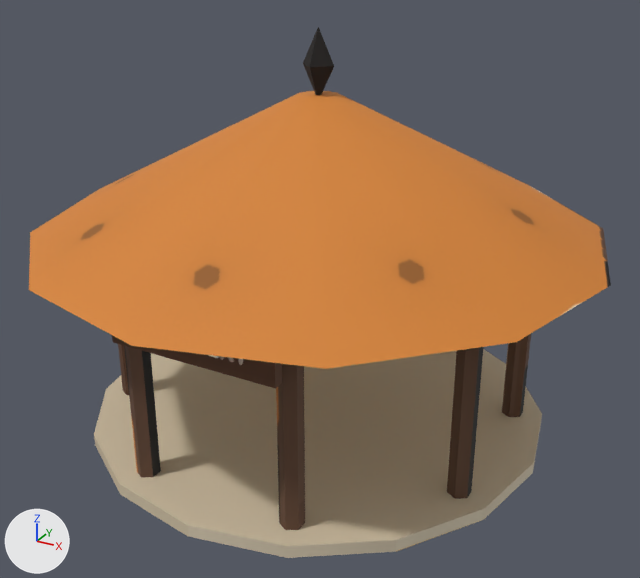
The FBX model assets/stations/home_hatchery_2.fbx as it was, and as the next commit left it.
Both versions are drawn from a camera (50 mm lens) standing at (19.5, -35.3, 24.7) and looking at (0.6, -0.9, 7.5). Every picture has the same lights, and +X, +Y and +Z are marked at lower left. The picture after the commit comes second.

The older version as bpy lines, for what is in view:
```python
me_home_hatchery_2_body = bpy.data.meshes.new('home_hatchery_2_body')
me_home_hatchery_2_body.from_pydata(...)  # 672 vertices, 846 faces; spans x -13.8..13.8, y -13.8..13.8, z 0.0..16.6
me_home_hatchery_2_body.materials.append(mat_home_hatchery_2_baked)  # picture img_home_hatchery_2_png
me_home_hatchery_2_body_glow = bpy.data.meshes.new('home_hatchery_2_body_glow')
me_home_hatchery_2_body_glow.from_pydata([(0.0, 0.0, 16.3), (0.8, 0.0, 17.95), (0.0, -0.8, 17.95), (-0.8, 0.0, 17.95), (0.0, 0.8, 17.95), (0.0, 0.0, 19.6)], [], [(0, 1, 2), (0, 2, 3), (0, 3, 4), (0, 4, 1), (5, 2, 1), (5, 3, 2), (5, 4, 3), (5, 1, 4)])
me_home_hatchery_2_body_glow.materials.append(mat_home_hatchery_2_baked)  # picture img_home_hatchery_2_png
ob_home_hatchery_2_body = bpy.data.objects.new('home_hatchery_2_body', me_home_hatchery_2_body)
ob_home_hatchery_2_body.location = (0.0, 0.0, 0.0)
ob_home_hatchery_2_body_glow = bpy.data.objects.new('home_hatchery_2_body_glow', me_home_hatchery_2_body_glow)
ob_home_hatchery_2_body_glow.location = (0.0, 0.0, 0.0)
```
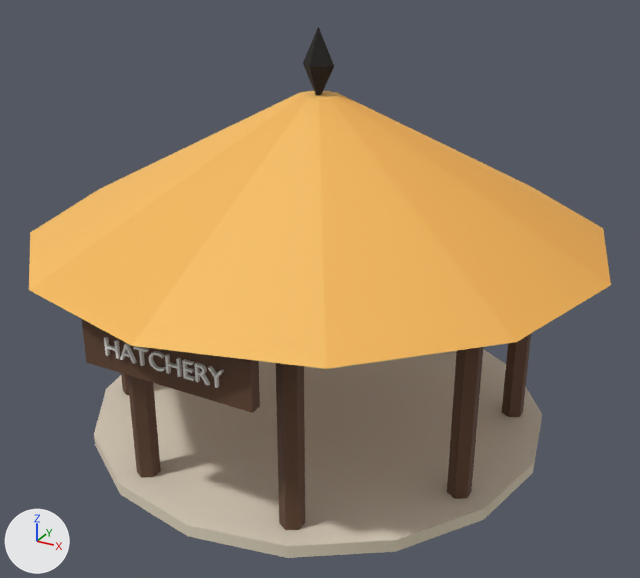
Pixel boxes (x1, y1, x2, y2) of what changed, in the pictures (640 x 578 px; the box of a moved part takes in the faces that stretch with it):
'home_hatchery_2_body', reshaped, surface changed: (29, 91, 611, 558) in both
part 1 of me_home_hatchery_2_body, moved or reshaped: before (112, 335, 282, 389); after (81, 319, 260, 413)
part 2 of me_home_hatchery_2_body, moved or reshaped (mostly hidden before): before (239, 359, 243, 365); after (208, 366, 224, 388)
part 3 of me_home_hatchery_2_body, moved or reshaped (mostly hidden before): before (220, 356, 234, 362); after (195, 362, 210, 385)
part 4 of me_home_hatchery_2_body, moved or reshaped (mostly hidden before): before (208, 355, 220, 358); after (182, 359, 195, 381)
part 5 of me_home_hatchery_2_body, moved or reshaped (not visible before): after (165, 354, 182, 377)
part 6 of me_home_hatchery_2_body, moved or reshaped (not visible before): after (149, 351, 166, 371)
part 7 of me_home_hatchery_2_body, moved or reshaped (not visible before): after (134, 346, 149, 366)
part 8 of me_home_hatchery_2_body, moved or reshaped (not visible before): after (120, 343, 137, 364)
part 9 of me_home_hatchery_2_body, moved or reshaped (not visible before): after (104, 337, 121, 359)
part 10 of me_home_hatchery_2_body, surface changed: (29, 91, 611, 558) in both

The change, as a diff of the scene's bpy script:
```diff
--- a/assets/stations/home_hatchery_2.fbx.py
+++ b/assets/stations/home_hatchery_2.fbx.py
@@ me_home_hatchery_2_body @@
 me_home_hatchery_2_body.from_pydata(...)  # 672 vertices, 846 faces; spans x -13.8..13.8, y -13.8..13.8, z 0.0..16.6
 # used by ob_home_hatchery_2_body; location = (0.0, 0.0, 0.0)
+# me_home_hatchery_2_body part 1: the loose piece of 8 vertices spanning x -4.0..4.0, y -10.6..-10.1, z 7.8..9.9 is moved by (0.0, -1.6, -0.2)
+# me_home_hatchery_2_body part 2: the loose piece of 18 vertices spanning x 2.2..2.8, y -10.7..-10.6, z 8.5..9.3 is moved by (0.0, -1.6, -0.2)
+# me_home_hatchery_2_body part 3: the loose piece of 188 vertices spanning x 1.6..2.2, y -10.7..-10.6, z 8.5..9.3 is moved by (0.0, -1.6, -0.2)
+# me_home_hatchery_2_body part 4: the loose piece of 24 vertices spanning x 1.0..1.5, y -10.7..-10.6, z 8.5..9.3 is moved by (0.0, -1.6, -0.2)
+# me_home_hatchery_2_body part 5: the loose piece of 24 vertices spanning x 0.2..0.9, y -10.7..-10.6, z 8.5..9.3 is moved by (0.0, -1.6, -0.2)
+# me_home_hatchery_2_body part 6: the loose piece of 196 vertices spanning x -0.6..0.1, y -10.7..-10.6, z 8.5..9.3 is moved by (0.0, -1.6, -0.2)
+# me_home_hatchery_2_body part 7: the loose piece of 16 vertices spanning x -1.3..-0.6, y -10.7..-10.6, z 8.5..9.3 is moved by (0.0, -1.6, -0.2)
+# me_home_hatchery_2_body part 8: the loose piece of 22 vertices spanning x -2.0..-1.3, y -10.7..-10.6, z 8.5..9.3 is moved by (0.0, -1.6, -0.2)
+# me_home_hatchery_2_body part 9: the loose piece of 24 vertices spanning x -2.7..-2.1, y -10.7..-10.6, z 8.5..9.3 is moved by (0.0, -1.6, -0.2)
+# me_home_hatchery_2_body part 10: texture (UV) coordinates of 835 of 846 faces, centred in x -11.1..11.1, y -11.1..11.1, z 0.0..16.6, changed; they spanned u 0.0..0.99, v 0.0..1.0 and now span u 0.0..1.0, v 0.0..1.0
 me_home_hatchery_2_body.materials.append(mat_home_hatchery_2_baked)
```
